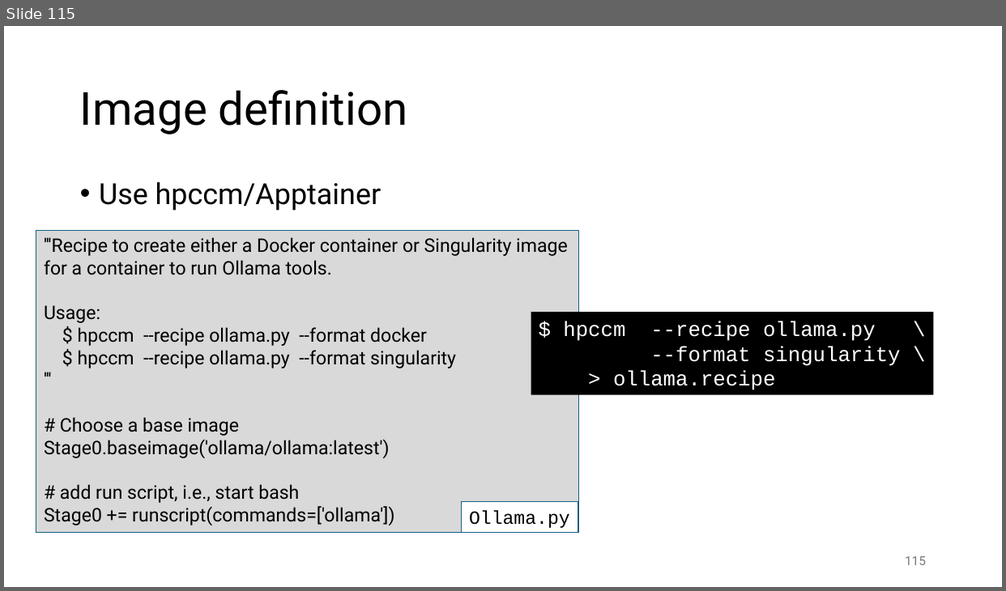
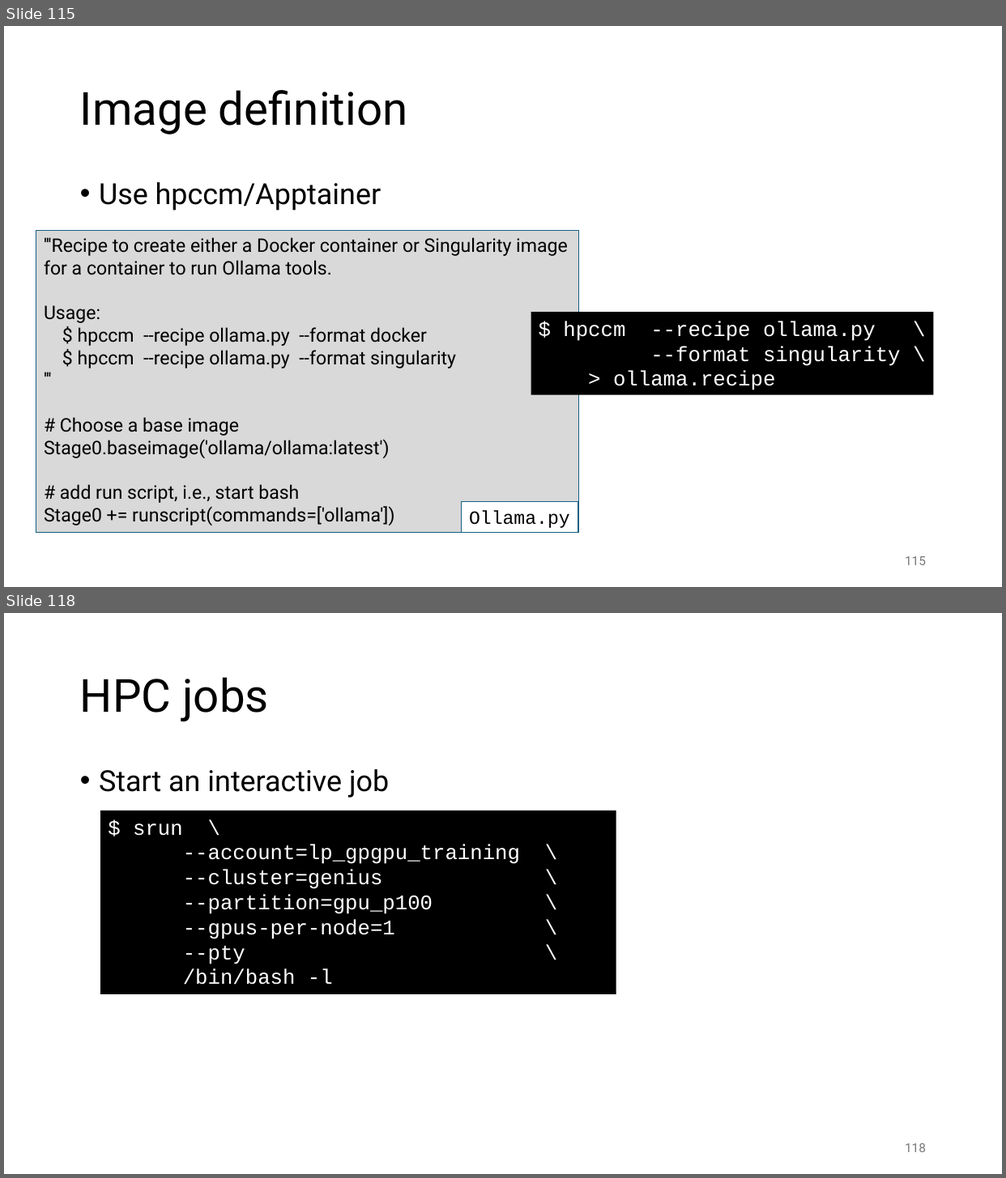
Before and after one commit to gjbex/Deploying-LLMs-locally, a slide deck: local_LLMs.pptx. Shown one above the other, each under a label of ours: slide 115 before the commit, slides 115 and 118 after it; the slides between them are not shown. The pictures are 1006x591 and 1006x1178 pixels, drawn with LibreOffice and Linux fonts; fonts in the diff are those of the drawing. Boxes give left, top, right and bottom in pixels: in the first picture for what was removed or moved away, otherwise in the second. Text is boxed around its words. In the diff, an @@ line names an element or a change of style, - is before the commit and + after.

Commit message:
Add slide on interactive jobs

```diff
--- a/local_LLMs.pptx
+++ b/local_LLMs.pptx
@@ slide 118 added at [4, 613, 1002, 1174], background #FFFFFF @@
@@ title added at [80, 677, 268, 722], 44 pt, text #000000 @@
+HPC jobs
@@ text added at [99, 769, 389, 798], 28 pt, text #000000 @@
+• Start an interactive job
@@ rectangle added at [100, 811, 616, 995], fill #000000, 20 pt, text #FFFFFF @@
+$ srun \
+--account=lp_gpgpu_training \
+--cluster=genius \
+--partition=gpu_p100 \
+--gpus-per-node=1 \
+--pty \
+/bin/bash -l
@@ page number added at [905, 1144, 926, 1152], 12 pt, text #797979 @@
+118
```
Also in this commit, not shown: 1 slide changed, 1 other slide added.
